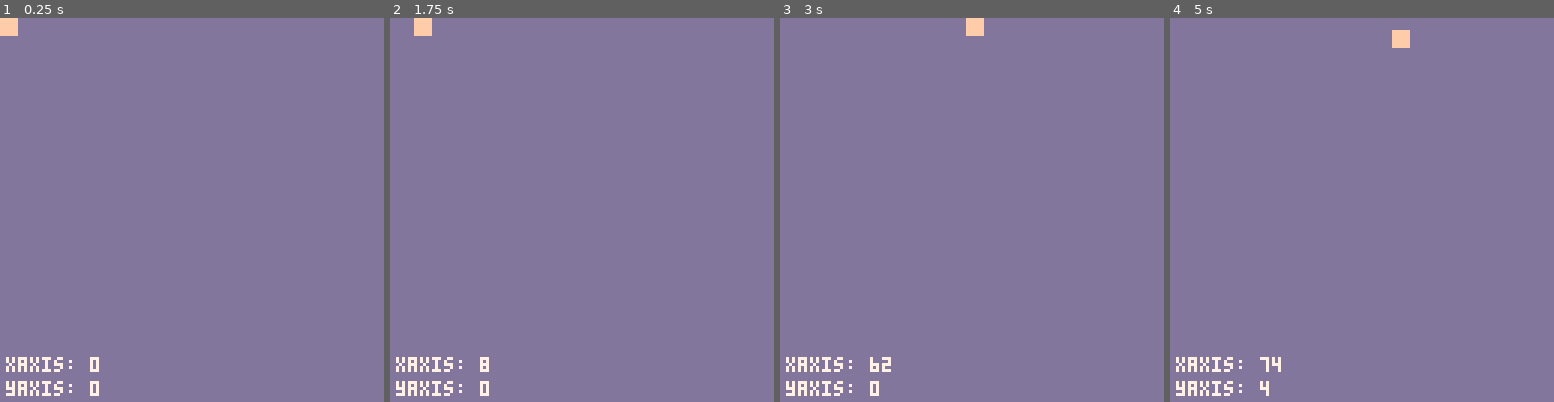
Above: before the commit, frames 1-4 (left to right).
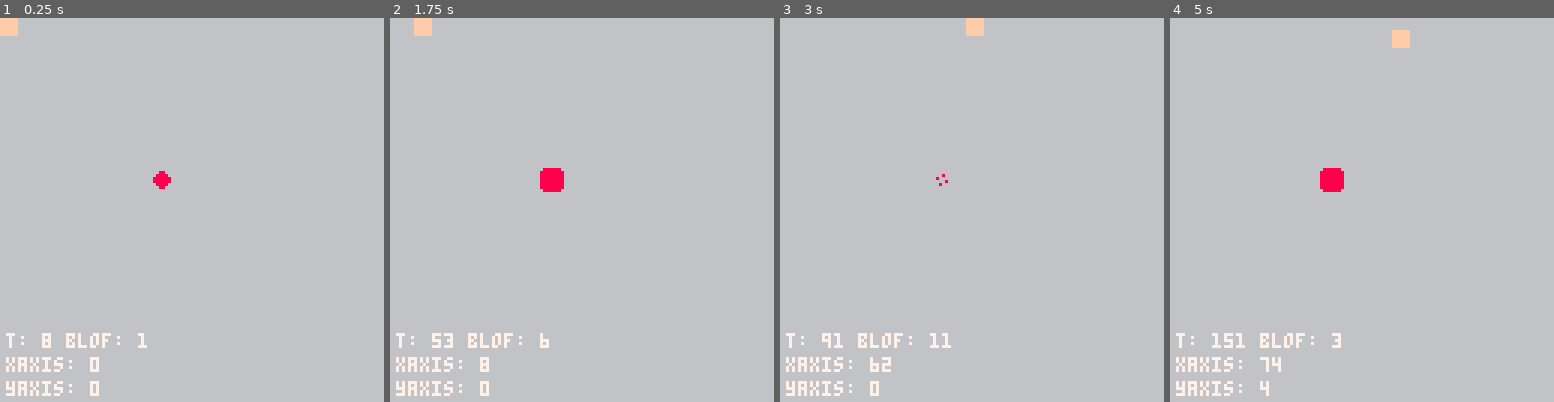
Above: after the commit, the same moments.

Repository: reorx/pico8_carts
Game: PICO-8 cartridge cube.p8
The game is run twice, just before and just after one commit, with the same random seed, the same clock (stepped at 60 frames per second) and the same inputs.
Inputs:
- Up to frame 1 (0.25 s): no input
- Up to frame 2 (1.75 s): hold Right from 1.6 s (still down)
- Up to frame 3 (3 s): release Right at 2.1 s; hold Up 2.15-2.42 s; hold Right from 2.47 s (still down)
- Up to frame 4 (5 s): release Right at 3.03 s; hold Left 3.08-3.58 s; hold Down 3.63-3.97 s; hold Right 4.02-4.68 s; hold Up from 4.73 s (still down)

The runs differ from the first frame. In frame 1, 99% of the frame differs, in the area x 0-100%, y 0-100%; in frame 2, 99%; in frame 3, 99%; in frame 4, 99%.

Commit message:
add block animation

Diff:
--- a/cube.p8
+++ b/cube.p8
@@ -11,6 +11,45 @@
 xrange=res-width
 yrange=res-height
 moveunit=2
+
+blox=50
+bloy=50
+blof=0
+blo_in_startf=0
+blo_in_endf=3
+blo_out_startf=3
+blo_out_endf=8
+blo_frames=15
+
+t=0
+
+function _update()
+	t+=1
+	move()
+	blof=flr(t / 8) % blo_frames
+end
+
+function _draw()
+	-- background
+	rectfill(0,0,res,res,6)
+	-- cube
+	rectfill(xaxis,yaxis,xaxis+width,yaxis+height,15)
+	-- block
+	if blof < 3 then
+		spr(blof, blox, bloy)
+	elseif blof >= 3 and blof < 6 then
+		spr(3, blox, bloy)
+	elseif blof >= 6 then
+		blo_out_f = blof - 6 + blo_out_startf
+		if blo_out_f <= blo_out_endf then
+			spr(blo_out_f, blox, bloy)
+		end
+	end
+
+	print("t: "..t.." blof: "..blof, 2, 105, 7)
+	print("xaxis: "..xaxis, 2, 113, 7)
+	print("yaxis: "..yaxis, 2, 121, 7)
+end
 
 function move()
 	if btn(0) then
@@ -39,17 +78,12 @@
 		end
 	end
 end
-
-function _update()
-	move()
-end
-
-function _draw()
-	-- background
-	rectfill(0,0,res,res,13)
-	-- cube
-	rectfill(xaxis,yaxis,xaxis+width,yaxis+height,15)
-
-	print("xaxis: "..xaxis, 2, 113, 7)
-	print("yaxis: "..yaxis, 2, 121, 7)
-end
+__gfx__
+00000000000000000800008008888880080880800008800000000000000000000000000000000000000000000000000000000000000000000000000000000000
+00000000000880008008800888888888888888880008800000008000008000000000000000000000000000000000000000000000000000000000000000000000
+00800800008888000088880088888888080880800008800000008000000800800000800000000000000000000000000000000000000000000000000000000000
+00088000088888800888888088888888888888888888888808888000000888000080000000000000000000000000000000000000000000000000000000000000
+00088000088888800888888088888888888888888888888800088880008880000000080000000000000000000000000000000000000000000000000000000000
+00800800008888000088880088888888080880800008800000080000080080000008000000000000000000000000000000000000000000000000000000000000
+00000000000880008008800888888888888888880008800000080000000008000000000000000000000000000000000000000000000000000000000000000000
+00000000000000000800008008888880080880800008800000000000000000000000000000000000000000000000000000000000000000000000000000000000
